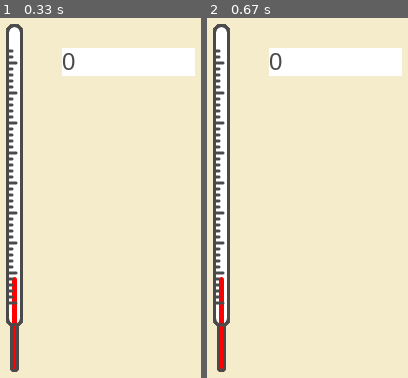
Above: before the commit, frames 1-2 (left to right).
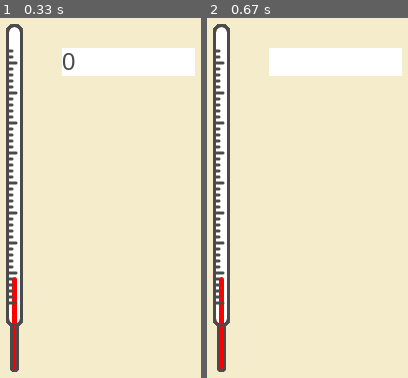
Above: after the commit, the same moments.

Repository: Syldori/TermometroPyGame
Game: pygame game, started from main.py
Same seed, same stepped clock (60 frames per second), same inputs: the game is played once before the commit and once after it.
Inputs:
- Up to frame 1 (0.33 s): no input
- Up to frame 2 (0.67 s): hold Backspace from 0.33 s (still down)

Frame 1 is identical in both runs. In frame 2, 0.1% of the frame differs, in the area x 31-38%, y 9-15%.

Commit message:
Termometro con introduccion de numeros

Diff:
--- a/main.py
+++ b/main.py
@@ -1,5 +1,8 @@
 '''
 Crear un termometro con pygame
+>>El termometro tiene que aceptar entradas desde teclado de la temperatura
+
+
 
 -class termómetro > la creamos por encima de mainApp porque tendremos que crear una instancia en mainApp posteriormente y asignarla a la variable termometro,
                     y python no la acepta si la creamos dentro del mainApp debajo de la variable que la llama (tiene que estar antes)
@@ -40,6 +43,8 @@
             + flip
             >pintar aqui tambien el recuadro del texto
 
+--Uno de los eventos es que podemos introducir datos directamente
+    -Esto se hace en el control de eventos >> responderá solo ante las teclas numericas
 '''
 
 
@@ -58,7 +63,23 @@
 
     def __init__(self, value = 0): #con valor por default 0
         self.__font = pygame.font.SysFont('Arial', 24) #esta es la fuente de las letras
-        self. __strValue = str(value) # va con self. porque es n objeto de o trauto prinips
+        '''
+       self. __strValue = str(value) # va con self. porque es n objeto de o trauto prinips
+        try: # antes de hacer la asginación se hace un try,a dinganandolo
+            self.__strValue = int(valor)
+            self.__strValue = str(valor)
+        except:
+            psss
+        '''
+        self.value(value) #esto es lo mismo qqeu lo antrtior, pero menos farragmode
+
+    def on_event(self, event): # esto es para que, si el unicode está en los valores puestos, l valor puesto hay que añadirlo al strValue para que lo imprima en pantalla
+        if event.type == KEYDOWN: #comprobar la tecla que se pulsa
+            if event.unicode in '0123456789' and len(self.__strValue) < 9:  #esto es para que compruebe si lo que pulsamos está dentro de ese conjunto de numeros y que se limite a un total de nueve digitos
+       # if event.isdigit() >> otra forma de hacer lo anterior
+                self.__strValue += event.unicode #así aparece el numero pulsado (solo el numero)
+            elif event.key == K_BACKSPACE: #comprbar si la tecla sea una determinada, en este caso la de borrar
+                self.__strValue = self.__strValue[:-1] # esto es para que si pulsemos retroceso, solo vaya elimnando el ultimo digito -ya que coje desde el principio hasta el penultimo-
 
     def render(self): #metodo con todo lo relacionado de renderización
         textBlock = self.__font.render(self.__strValue, True, (74,74,74)) # variable que es bloque de texto renderizado, sin self porque solo es para aqui. (Se le pone la cadena a renderizar y el color) >> genera el recuadro con el numero
@@ -151,10 +172,13 @@
 
 
     def start(self):
+        #control de eventos
         while True:
             for event in pygame.event.get(): #esto es para capturar los eventos y cerrar con la X
                 if event.type == QUIT:
                     self.__on_close()
+
+                self.entrada.on_event(event) # el va a comprobar si se han pulsado las teclas adecuadas y modificar su value
 
              #pintamos el termometro en su posicion
             self.__screen.blit(self.termometro.custome, (50,34)) #esto es para que pinte la imagen del termometro en esa posicion
